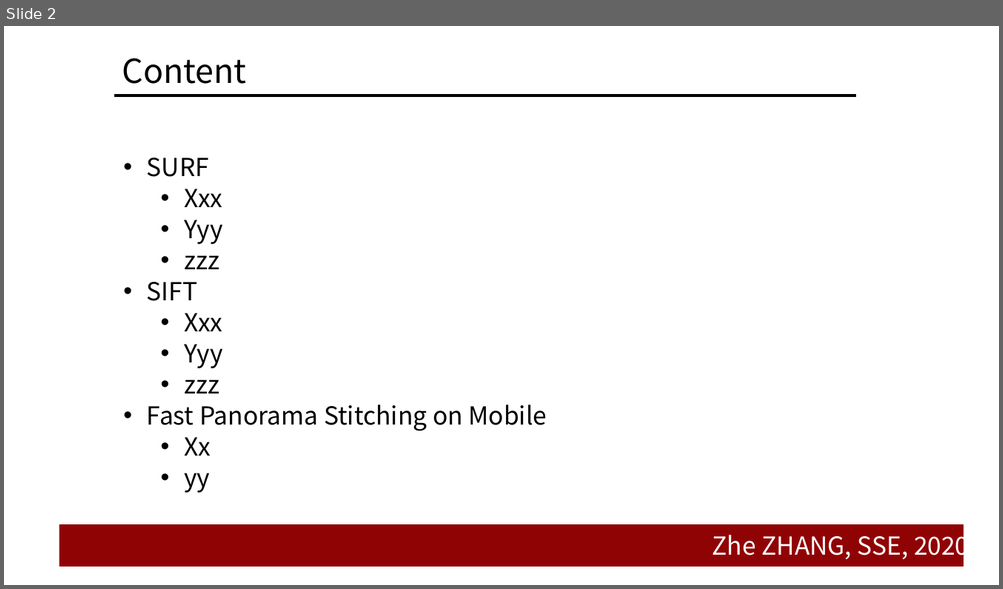
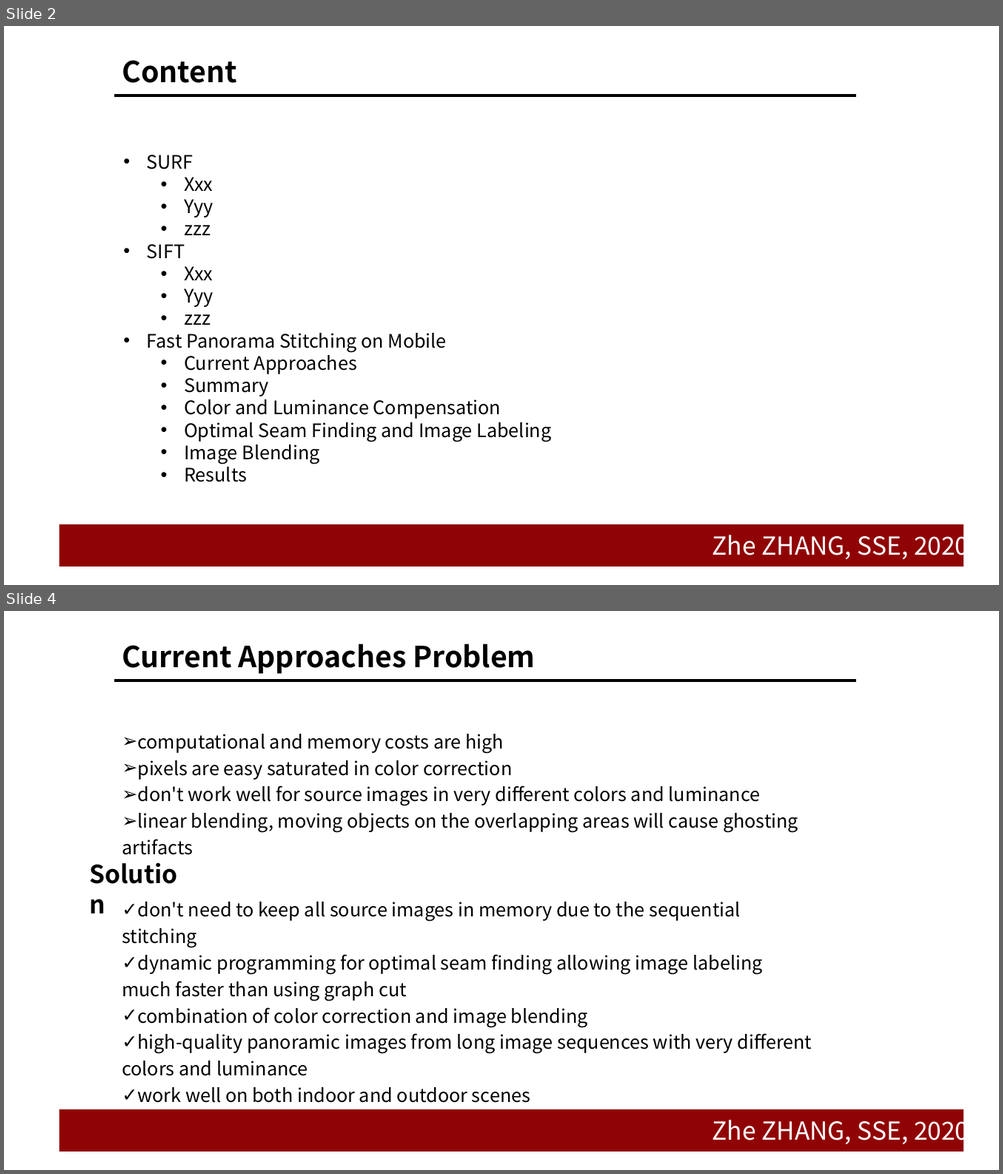
Before and after one commit to doubleZ0108/Panorama-Stitching, a slide deck: Panorama-Stitching-on-Mobile/pre/pre.pptx. Shown one above the other, each under a label of ours: slide 2 before the commit, slides 2 and 4 after it; the slides between them are not shown. The pictures are 1003x589 and 1003x1174 pixels, drawn with LibreOffice and Linux fonts; fonts in the diff are those of the drawing; background and template pictures are left out. Boxes give left, top, right and bottom in pixels: in the first picture for what was removed or moved away, otherwise in the second. Text is boxed around its words. In the diff, an @@ line names an element or a change of style, - is before the commit and + after.

Commit message:
:page_facing_up:finish mobile pre

```diff
--- a/Panorama-Stitching-on-Mobile/pre/pre.pptx
+++ b/Panorama-Stitching-on-Mobile/pre/pre.pptx
@@ slide 4 added at (4,611,999,1170), background #FFFFFF; not listed: 3 template elements that a slide beside it also shows @@
@@ title added at (122,644,535,674), 28 pt, text #000000, bold @@
+Current Approaches Problem
@@ text added at (137,734,798,833), 18 pt, text #000000 @@
+➢ computational and memory costs are high
+➢ pixels are easy saturated in color correction
+➢ don't work well for source images in very different colors and luminance
+➢ linear blending, moving objects on the overlapping areas will cause ghosting artifacts
@@ text added at (82,856,195,893), 24 pt, text #000000, bold @@
+Solution
@@ text added at (122,902,812,1103), 18 pt, text #000000 @@
+✓ don't need to keep all source images in memory due to the sequential stitching
+✓ dynamic programming for optimal seam finding allowing image labeling much faster than using graph cut
+✓ combination of color correction and image blending
+✓ high-quality panoramic images from long image sequences with very different colors and luminance
+✓ work well on both indoor and outdoor scenes
@@ slide 2 changed as well @@
@@ title "Content" at (122,60,237,83): size 32 to 28 pt, bold on @@
@@ text at (147,155,447,352): size 24 to 18 pt in "SURF", "Xxx", "Yyy", "zzz" and 5 more places; line spacing 30pt to 1 @@
@@ text at (184,351,551,483): text changed; size 24 to 18 pt; font Noto Sans CJK JP to Noto Sans CJK SC @@
-  • Xx
-  • yy
+  • Current Approaches
+  • Summary
+  • Color and Luminance Compensation
+  • Optimal Seam Finding and Image Labeling
+  • Image Blending
+  • Results
```
Also in this commit, not shown: 1 other slide changed, 14 other slides added, 3 other files.
